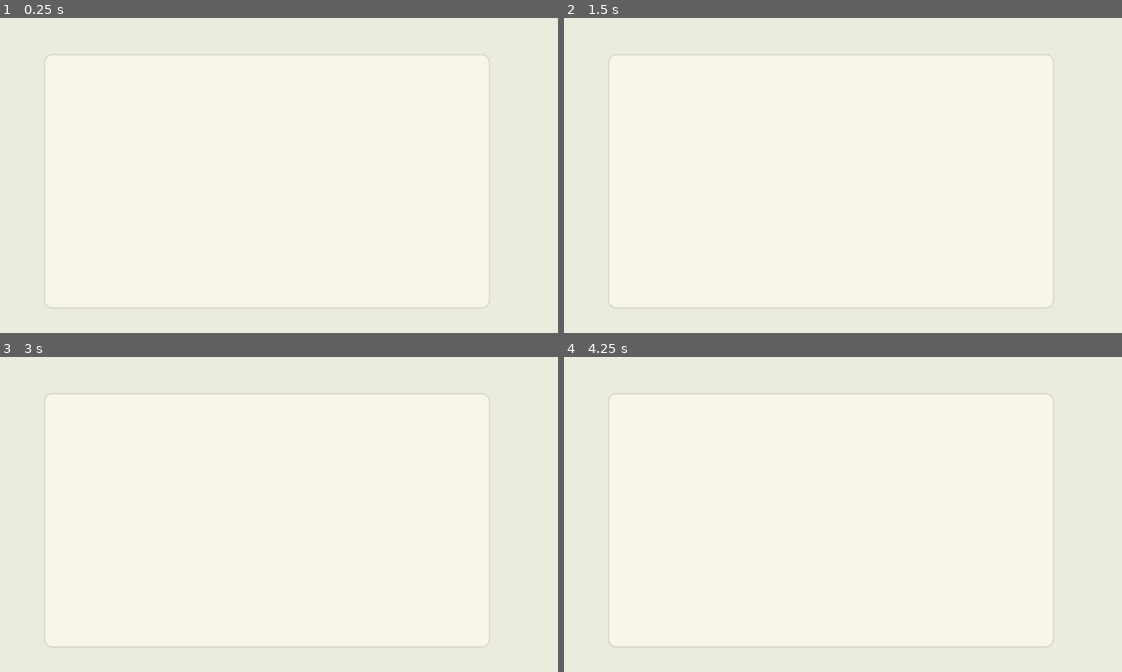
Above: before the commit, frames 1-4 (two rows, left to right).
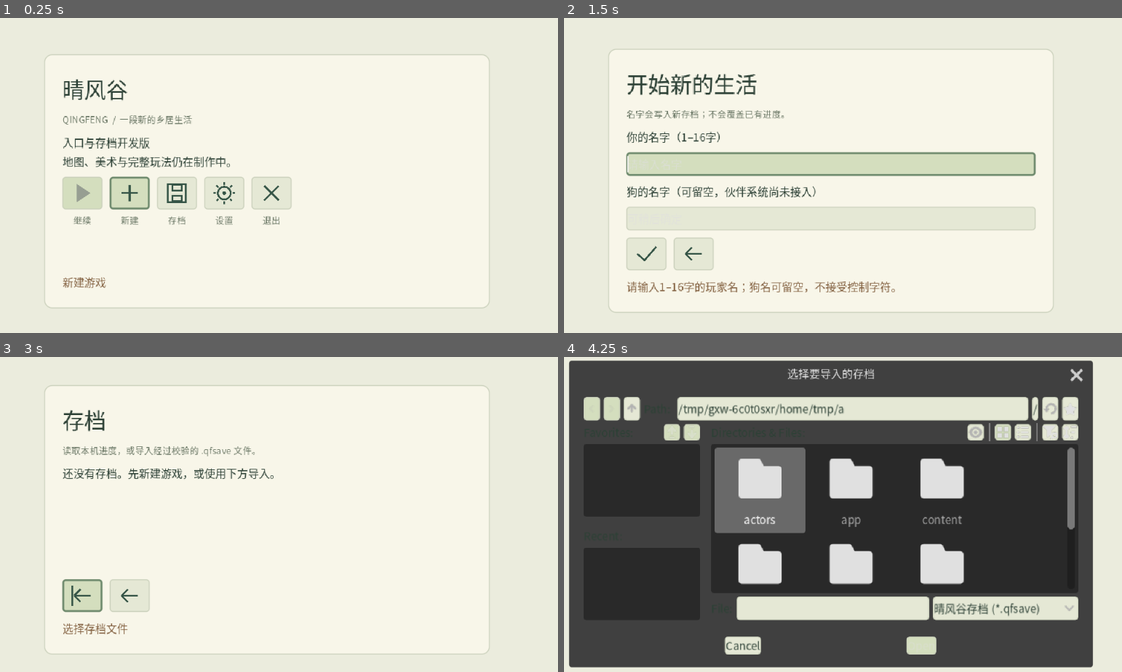
Above: after the commit, the same moments.

Repository: natefox2017/qingfeng
Game: Godot game, scene res://app/main.tscn
Two runs of this game, one before a commit and one after it. Both use one fixed random seed, a clock stepped at 60 frames per second and the inputs below.
Inputs (mouse positions are in pixels of both pictures, inside the frame that each line leads up to):
- Up to frame 1 (0.25 s): no input
- Up to frame 2 (1.5 s): click (692, 194) at 0.52 s; click (647, 254) at 1.27 s
- Up to frame 3 (3 s): click (128, 593) at 2.02 s; click (178, 533) at 2.77 s
- Up to frame 4 (4.25 s): click (647, 596) at 3.52 s

The runs differ from the first frame. In frame 1, 3.9% of the frame differs, in the area x 11-53%, y 19-86%; in frame 2, 9.7%; in frame 3, 3.1%; in frame 4, 78%, in the area x 0-95%, y 1-99%.
Error before the commit: Parse Error: Cannot infer the type of "day" variable because the value doesn't have a set type. (res://app/main.gd:871)

Commit message:
Fix GDScript inference at resident runtime boundaries

Diff:
--- a/game/app/main.gd
+++ b/game/app/main.gd
@@ -868,8 +868,8 @@
 			return
 		return
 
-	var day := gameplay_session.clock.current_day()
-	var minute := gameplay_session.clock.minute_of_day()
+	var day: int = int(gameplay_session.clock.current_day())
+	var minute: int = int(gameplay_session.clock.minute_of_day())
 	if day==_resident_conversation_demo_day or minute<RESIDENT_CONVERSATION_START_MINUTE or minute>=RESIDENT_CONVERSATION_END_MINUTE:
 		return
 	if _resident_runtime_space(projection.resident_runtime,"resident.maker")!="space.village" or _resident_runtime_space(projection.resident_runtime,"resident.neighbor")!="space.village":
@@ -946,12 +946,12 @@
 		candidate.queue_free()
 		_resident_handoff_pending = false
 		return
-	var updated := gameplay_session.update_resident_runtime({
+	var updated: bool = bool(gameplay_session.update_resident_runtime({
 		"resident_id":String(request.resident_id),
 		"space_id":String(request.target_space_id),
 		"world_position_px":{"x":arrival.x,"y":arrival.y},
 		"facing":String(request.arrival_facing)
-	})
+	}))
 	candidate.queue_free()
 	_resident_handoff_pending = false
 	if updated:
